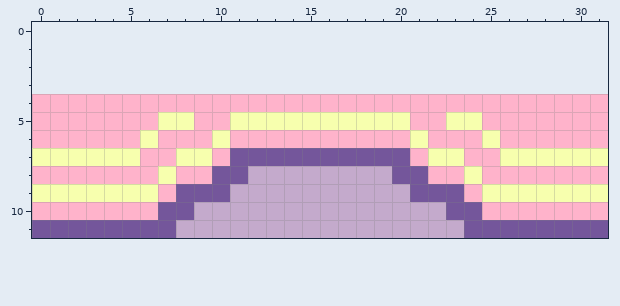
Pixel-art file: Aseprite/cannon.ase. Above is the file before it was changed.
32x8 pixels, 1 frame. The old version is drawn lined up with the new one, on the new canvas.
And afterwards:
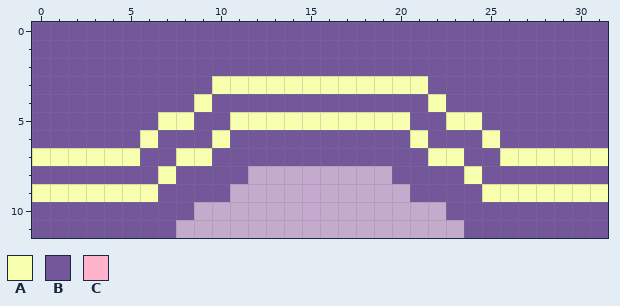
Palette (. is transparent): A #f7ffae  B #74569b  C #ffb3cb
Edits made:
canvas 32x8 -> 32x12, the old top-left corner now at 0,4
@@ x 0..31 @@
- 0 ................................
- 1 ................................
- 2 ................................
- 3 ................................
- 4 CCCCCCCCCCCCCCCCCCCCCCCCCCCCCCCC
- 5 CCCCCCCAACCAAAAAAAAAACCAACCCCCCC
- 6 CCCCCCACCCACCCCCCCCCCACCCACCCCCC
- 7 AAAAAACCAACBBBBBBBBBBCAACCAAAAAA
- 8 CCCCCCCACCBB........BBCCACCCCCCC
- 9 AAAAAAACBBB..........BBBCAAAAAAA
-10 CCCCCCCBB..............BBCCCCCCC
+ 0 BBBBBBBBBBBBBBBBBBBBBBBBBBBBBBBB
+ 1 BBBBBBBBBBBBBBBBBBBBBBBBBBBBBBBB
+ 2 BBBBBBBBBBBBBBBBBBBBBBBBBBBBBBBB
+ 3 BBBBBBBBBBAAAAAAAAAAAABBBBBBBBBB
+ 4 BBBBBBBBBABBBBBBBBBBBBABBBBBBBBB
+ 5 BBBBBBBAABBAAAAAAAAAABBAABBBBBBB
+ 6 BBBBBBABBBABBBBBBBBBBABBBABBBBBB
+ 7 AAAAAABBAABBBBBBBBBBBBAABBAAAAAA
+ 8 BBBBBBBABBBB........BBBBABBBBBBB
+ 9 AAAAAAABBBB..........BBBBAAAAAAA
+10 BBBBBBBBB..............BBBBBBBBB
 11 BBBBBBBB................BBBBBBBB
